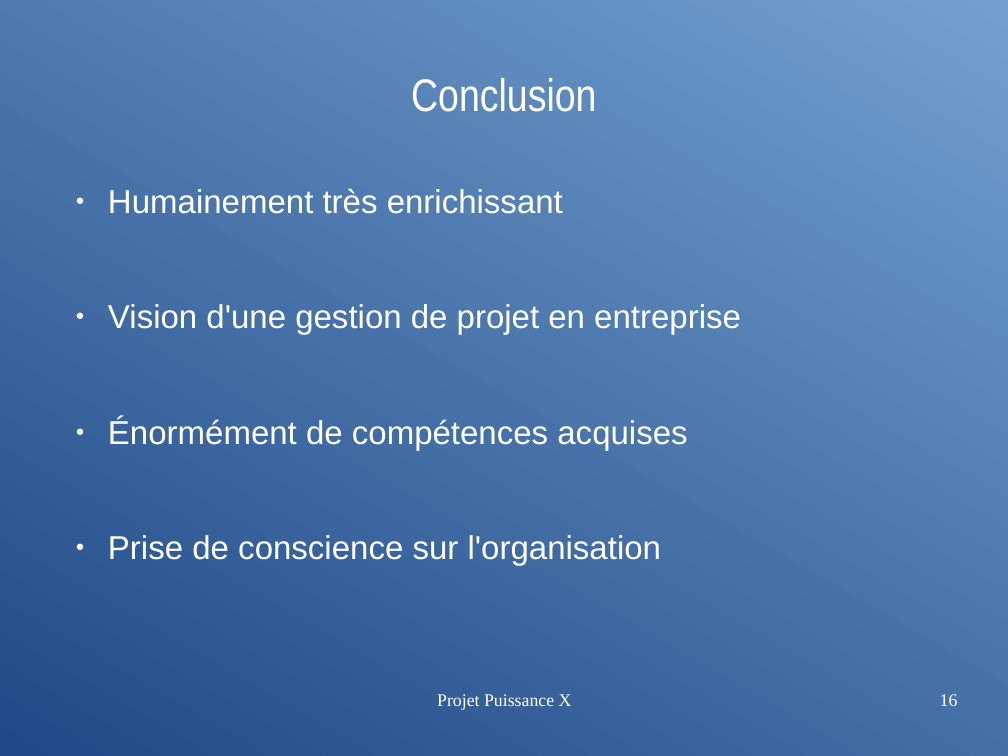
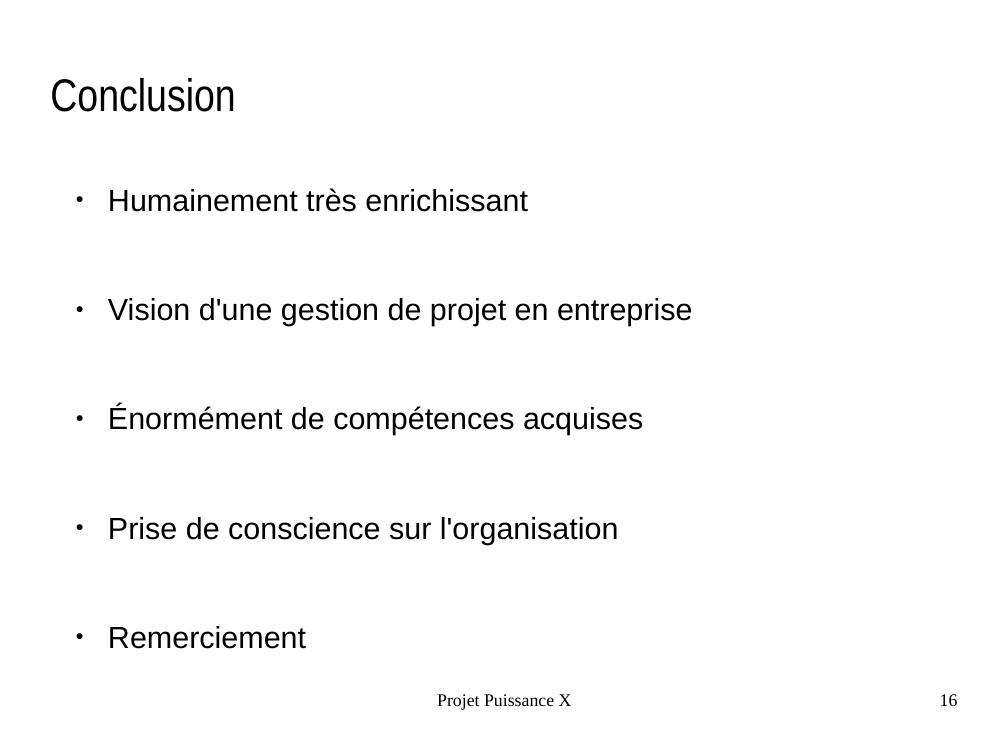
Before and after one commit to benjamin-clement-matthieu/cdc_puissance_X, a slide deck: slide 16 of ppt.odp. Drawn at 1008x756 pixels with LibreOffice and Linux fonts; fonts in the diff are those of the drawing; background and template pictures are left out. Boxes give left, top, right and bottom in pixels: in the first picture for what was removed or moved away, otherwise in the second. Text is boxed around its words. In the diff, an @@ line names an element or a change of style, - is before the commit and + after.

```diff
--- a/ppt.odp
+++ b/ppt.odp
@@ background gradient #204A87 to #729FCF to picture (left out) @@
@@ title "Conclusion" at (x1=50, y1=78, x2=235, y2=112): text colour #FFFFFF to #000000; alignment centre to left @@
@@ text at (x1=108, y1=188, x2=693, y2=545): paragraph added @@
+● Remerciement
@@ text at (x1=108, y1=188, x2=693, y2=545): size 26 to 24.1 pt, text colour #FFFFFF to #000000; bullet colour #FFFFFF to #000000 @@
@@ text "Projet Puissance X" at (x1=437, y1=694, x2=572, y2=710): text colour #FFFFFF to #000000 @@
@@ page number at (x1=940, y1=694, x2=958, y2=706): text colour #FFFFFF to #000000 @@
```
Also in this commit, not shown: 15 other slides changed.
